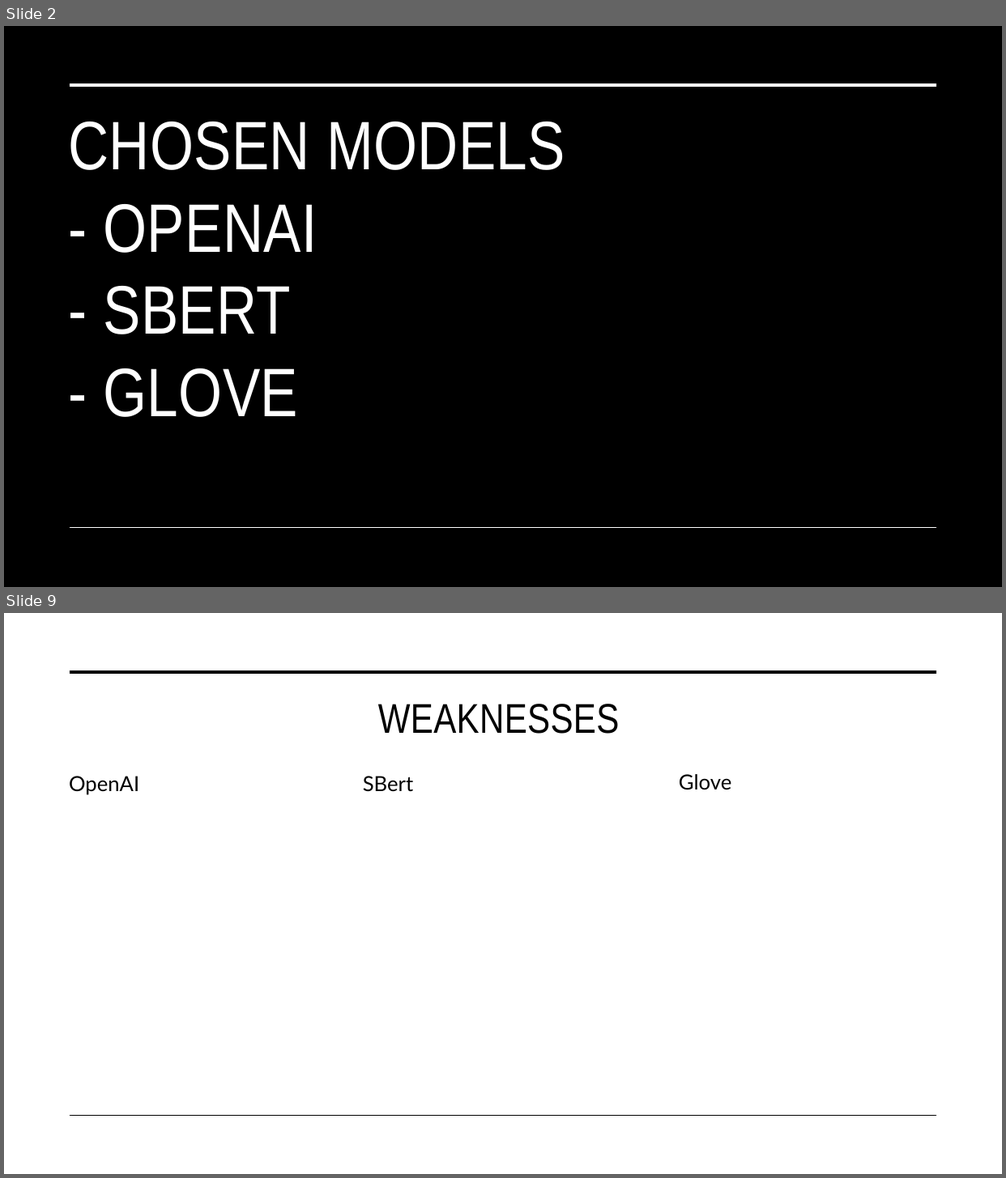
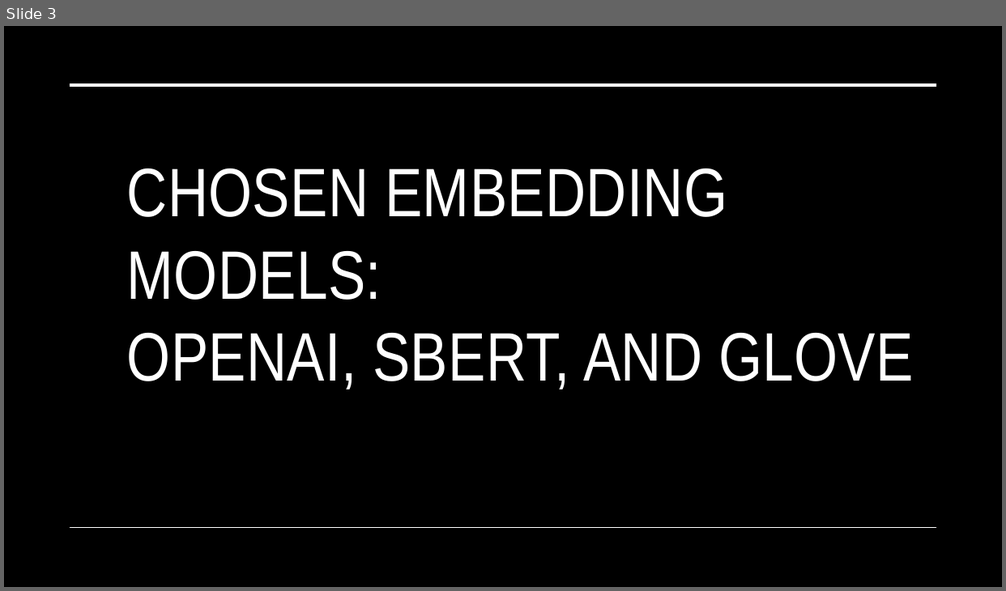
Before and after one commit to mollieeh/RAG, a slide deck: presentation_and_report/AP_RAG_presentation.pptx. Shown one above the other, each under a label of ours: slides 2 and 9 before the commit, slide 3 after it; the slides between them are not shown. The pictures are 1006x1178 and 1006x591 pixels, drawn with LibreOffice and Linux fonts; fonts in the diff are those of the drawing. Boxes give left, top, right and bottom in pixels: in the first picture for what was removed or moved away, otherwise in the second. Text is boxed around its words. In the diff, an @@ line names an element or a change of style, - is before the commit and + after.

```diff
--- a/presentation_and_report/AP_RAG_presentation.pptx
+++ b/presentation_and_report/AP_RAG_presentation.pptx
@@ slide 9 removed at [4, 613, 1002, 1174], background #FFFFFF @@
@@ line removed from (70, 672) to (937, 672) @@
@@ title removed at [378, 704, 619, 734] @@
-WEAKNESSES
@@ text removed at [69, 776, 139, 795] @@
-OpenAI
@@ text removed at [363, 776, 413, 792] @@
-SBert
@@ text removed at [679, 774, 731, 790] @@
-Glove
@@ line removed from (70, 1116) to (937, 1116) @@
@@ what was slide 2 is now slide 3 @@
@@ slide 3 changed as well @@
@@ title at [127, 169, 914, 390]: text changed @@
-CHOSEN MODELS
-- OPENAI
-- SBERT
-- GLOVE
+CHOSEN EMBEDDING MODELS:
+OPENAI, SBERT, AND GLOVE
```
Also in this commit, not shown: 2 other slides changed, 7 slides added, 5 other slides removed, 4 other files.
